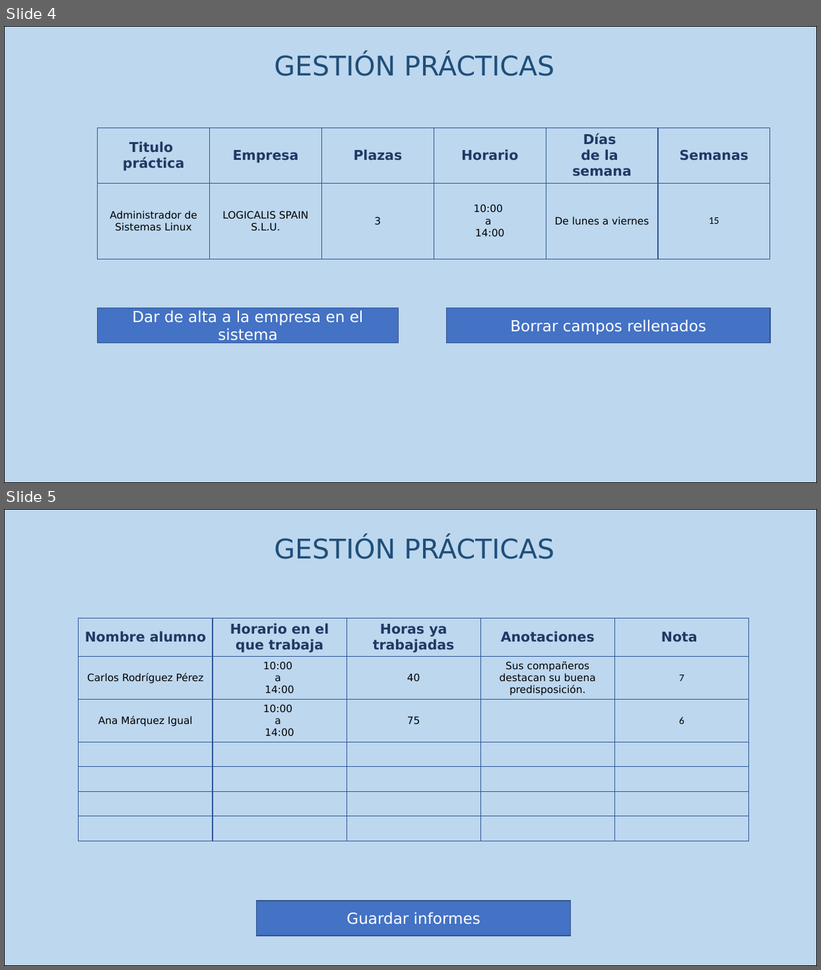
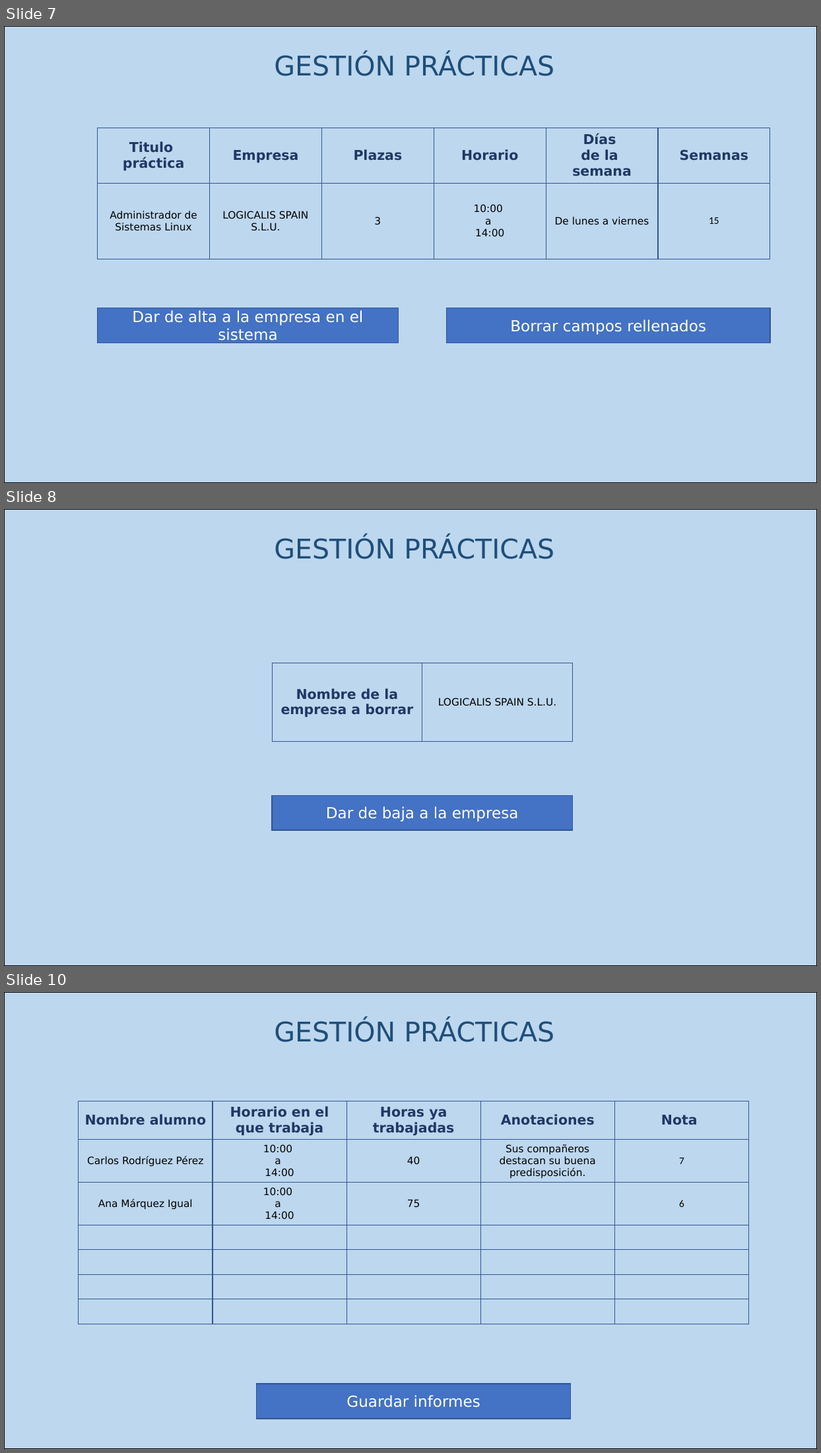
Before and after one commit to gonzalopezgil/G15-Web-2022-23, a slide deck: moockup.pptx. Shown one above the other, each under a label of ours: slides 4 and 5 before the commit, slides 7, 8 and 10 after it; the slides between them are not shown. The pictures are 821x970 and 821x1453 pixels, drawn with LibreOffice and Linux fonts; fonts in the diff are those of the drawing. Boxes give left, top, right and bottom in pixels: in the first picture for what was removed or moved away, otherwise in the second. Text is boxed around its words. In the diff, an @@ line names an element or a change of style, - is before the commit and + after.

```diff
--- a/moockup.pptx
+++ b/moockup.pptx
@@ slide 8 added at <box>4,509,817,966</box>, background #FFFFFF @@
@@ rectangle added at <box>4,509,817,966</box>, fill #BDD7EE, outline #000000 1 pt @@
@@ text added at <box>274,536,554,559</box>, 32 pt, text #1F4E79 @@
+GESTIÓN PRÁCTICAS
@@ table added at <box>272,663,573,741</box>, 1 rows, 2 columns @@
+Nombre de la empresa a borrar | LOGICALIS SPAIN S.L.U.
@@ rectangle added at <box>272,795,572,830</box>, fill #4472C4, outline #325491 1 pt, 18 pt, text #FFFFFF @@
+Dar de baja a la empresa
@@ what was slide 4 is now slide 7 @@
@@ what was slide 5 is now slide 10 @@
```
Also in this commit, not shown: 2 slides changed, 4 other slides added.
